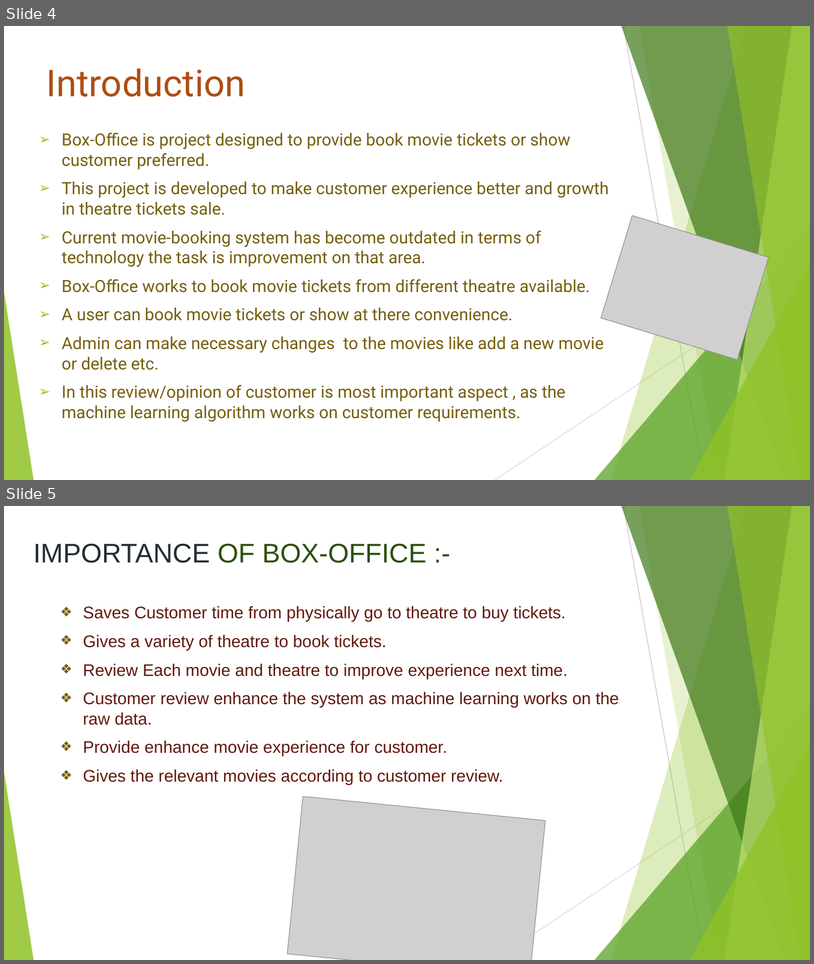
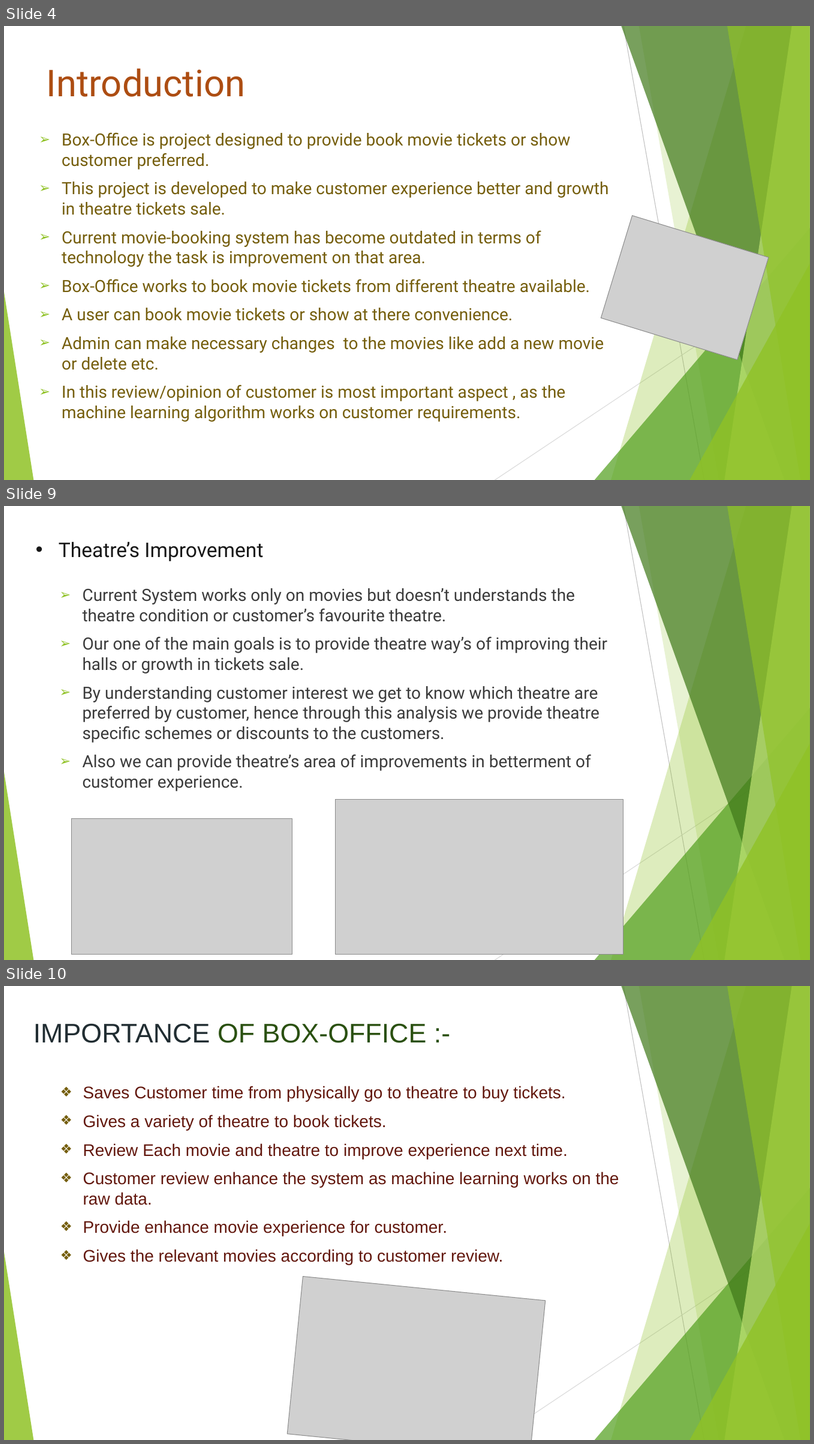
Before and after one commit to anejakartik/Designing-An-Efficient-Machine-Learning-Based-Approach-for-Prediction-of-Automated-Movie-Booking, a slide deck: boxofficeppt.pptx. Shown one above the other, each under a label of ours: slides 4 and 5 before the commit, slides 4, 9 and 10 after it; the slides between them are not shown. The pictures are 814x964 and 814x1444 pixels, drawn with LibreOffice and Linux fonts; fonts in the diff are those of the drawing; grey boxes stand for pictures. Boxes give left, top, right and bottom in pixels: in the first picture for what was removed or moved away, otherwise in the second. Text is boxed around its words. In the diff, an @@ line names an element or a change of style, - is before the commit and + after.

Commit message:
ppt changes

```diff
--- a/boxofficeppt.pptx
+++ b/boxofficeppt.pptx
@@ slide 9 added at bbox=[4, 506, 810, 960], background #FFFFFF; not listed: 10 template elements that a slide beside it also shows @@
@@ text added at bbox=[59, 541, 263, 561], 24 pt, text #181818 @@
+• Theatre’s Improvement
@@ text added at bbox=[83, 588, 608, 791], 20 pt, text #3B3B3B @@
+➢ Current System works only on movies but doesn’t understands the theatre condition or customer’s favourite theatre.
+➢ Our one of the main goals is to provide theatre way’s of improving their halls or growth in tickets sale.
+➢ By understanding customer interest we get to know which theatre are preferred by customer, hence through this analysis we provide theatre specific schemes or discounts to the customers.
+➢ Also we can provide theatre’s area of improvements in betterment of customer experience.
@@ picture added at bbox=[336, 799, 623, 954] @@
@@ picture added at bbox=[72, 819, 293, 954] @@
@@ what was slide 5 is now slide 10 @@
```
Also in this commit, not shown: 4 other slides added, 1 other file.
